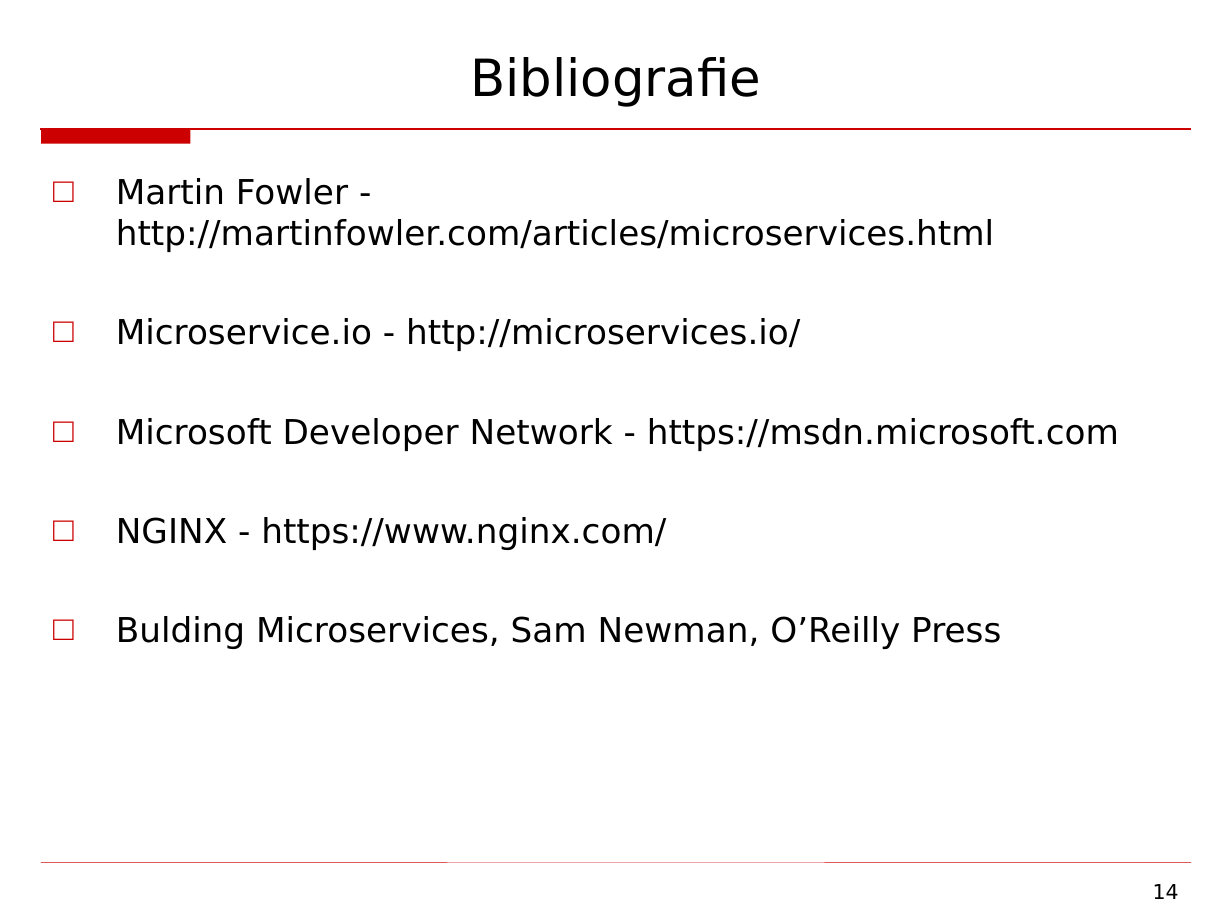
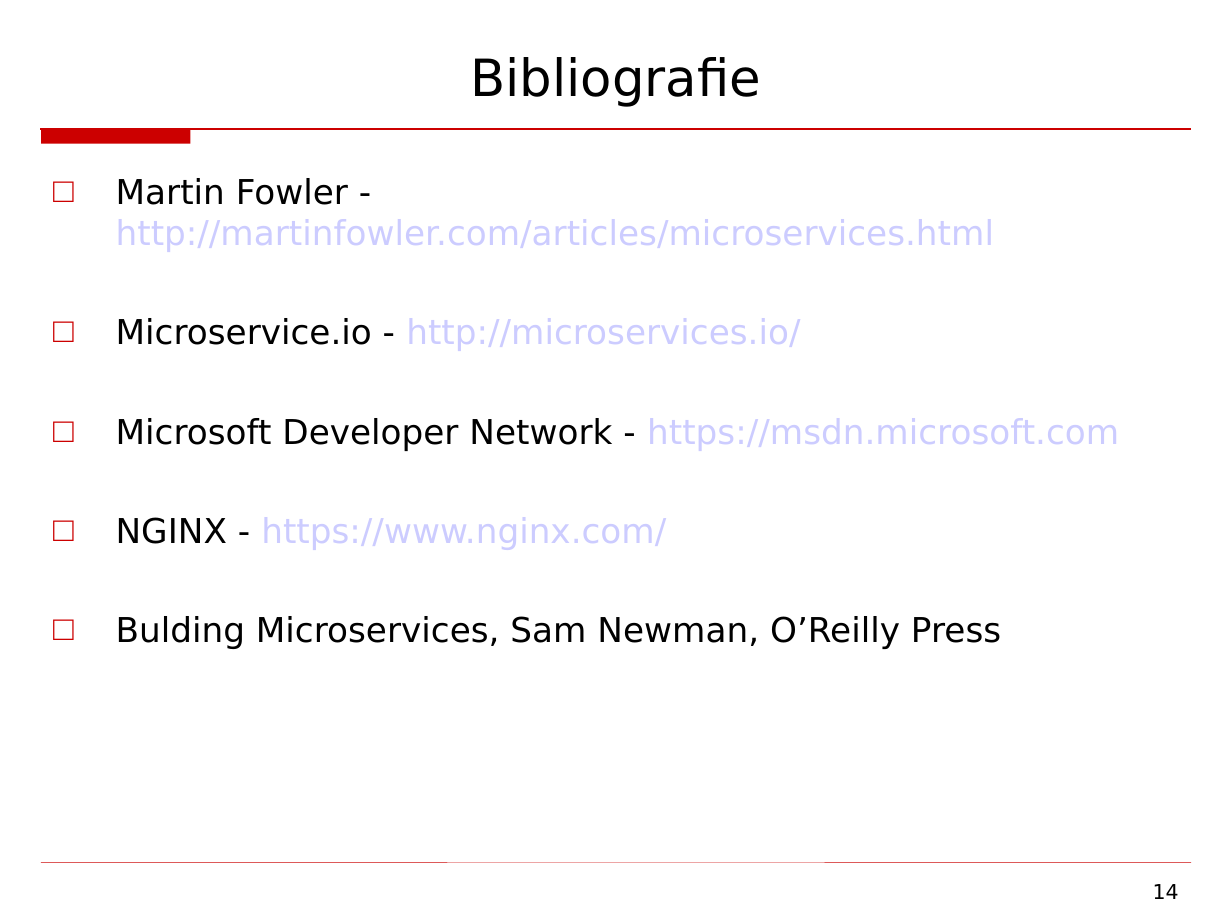
Before and after one commit to amihaescu/dizertatie, a slide deck: slide 14 of andrei.mihaescu.ses.com.stintf.2016.ppt. Drawn at 1232x924 pixels with LibreOffice and Linux fonts; fonts in the diff are those of the drawing. Boxes give left, top, right and bottom in pixels: in the first picture for what was removed or moved away, otherwise in the second. Text is boxed around its words. In the diff, an @@ line names an element or a change of style, - is before the commit and + after.

```diff
--- a/andrei.mihaescu.ses.com.stintf.2016.ppt
+++ b/andrei.mihaescu.ses.com.stintf.2016.ppt
@@ text at <box>116,178,1119,550</box>: text colour #000000 to #CCCCFF in "http://martinfowler.com/articles/microservices.html", "http://microservices.io/", "https://msdn.microsoft.com", "https://www.nginx.com/" @@
```
Also in this commit, not shown: 5 other files.
